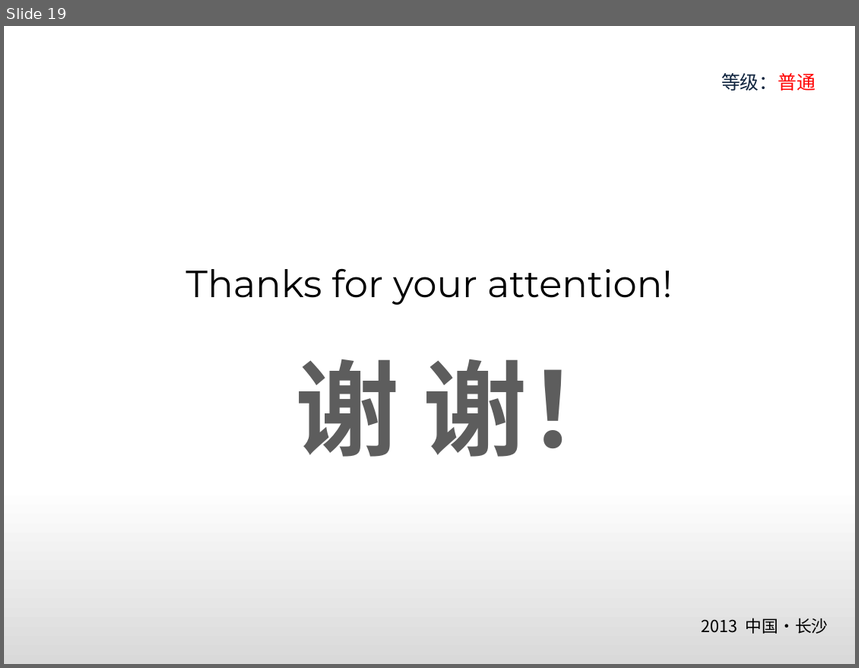
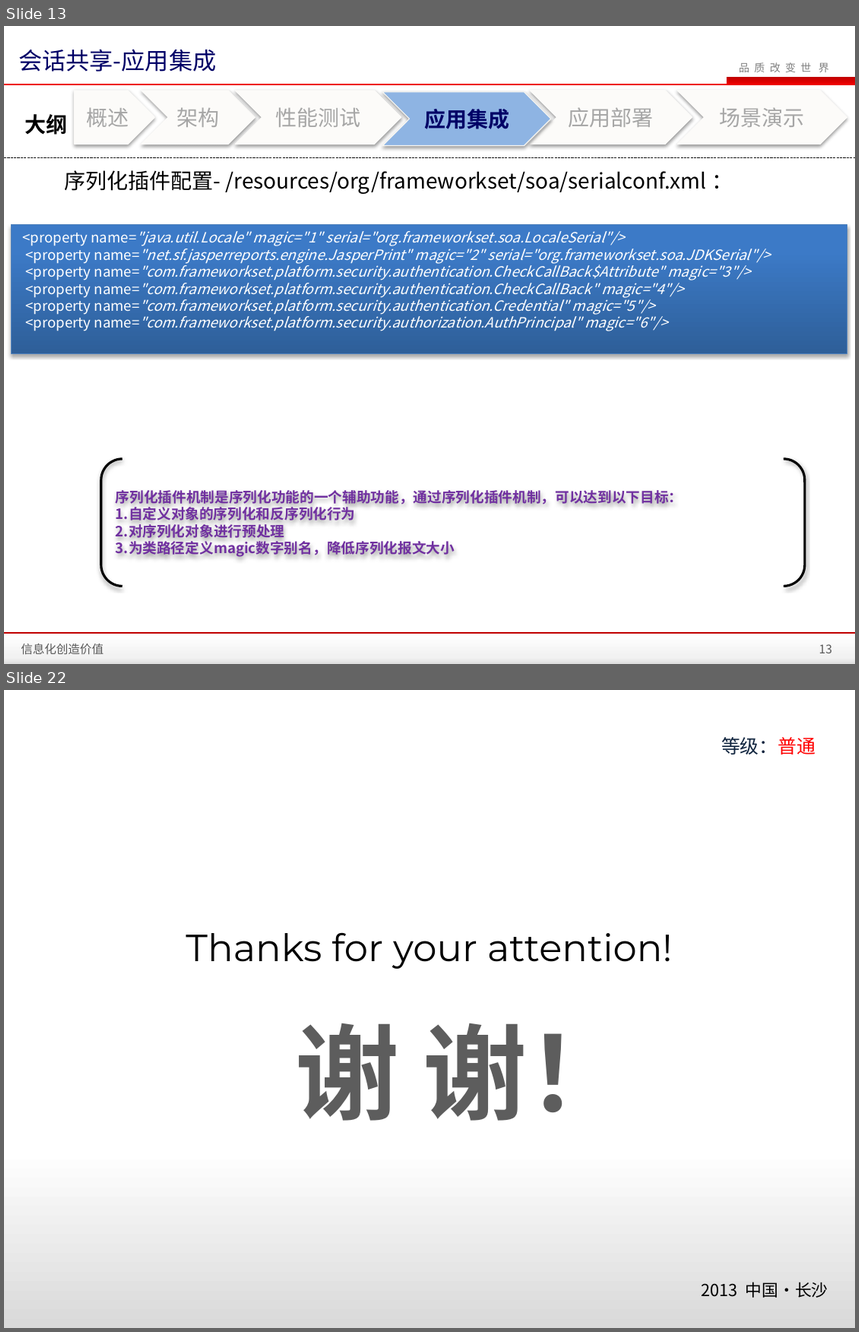
Before and after one commit to zhanght86/bboss-cms, a slide deck: 文档/SanyPDP平台会话共享介绍.pptx. Shown one above the other, each under a label of ours: slide 19 before the commit, slides 13 and 22 after it; the slides between them are not shown. The pictures are 859x668 and 859x1332 pixels, drawn with LibreOffice and Linux fonts; fonts in the diff are those of the drawing; background and template pictures are left out. Boxes give left, top, right and bottom in pixels: in the first picture for what was removed or moved away, otherwise in the second. Text is boxed around its words. In the diff, an @@ line names an element or a change of style, - is before the commit and + after.

```diff
--- a/文档/SanyPDP平台会话共享介绍.pptx
+++ b/文档/SanyPDP平台会话共享介绍.pptx
@@ slide 13 added at (4, 26, 855, 664), background #FFFFFF; not listed: 4 template elements that a slide beside it also shows @@
@@ title added at (18, 49, 216, 72), 20 pt, text #000066 @@
+会话共享-应用集成
@@ text added at (739, 62, 829, 72), 9 pt, text #808080 @@
+品 质 改 变 世 界
@@ pentagon arrow added at (75, 91, 154, 145), fill #FCFBF9, outline #FCFBF9 0.75 pt, 18 pt, text #A6A6A6 @@
+概述
@@ chevron added at (141, 91, 255, 145), fill #FCFBF9, outline #FCFBF9 0.75 pt, 18 pt, text #A6A6A6 @@
+架构
@@ chevron added at (236, 91, 401, 145), fill #FCFBF9, outline #FCFBF9 0.75 pt, 18 pt, text #A6A6A6 @@
+性能测试
@@ chevron added at (382, 92, 551, 146), fill #8EB4E3, outline #F8F7F3 0.75 pt, 18 pt, text #000066, bold @@
+应用集成
@@ chevron added at (530, 91, 692, 145), fill #FCFBF9, outline #FCFBF9 0.75 pt, 18 pt, text #A6A6A6 @@
+应用部署
@@ chevron added at (677, 91, 847, 145), fill #FCFBF9, outline #FCFBF9 0.75 pt, 18 pt, text #A6A6A6 @@
+场景演示
@@ text added at (25, 114, 67, 135), 18 pt, text #000000, bold @@
+大纲
@@ line added from (4, 158) to (855, 158), #000000 0.25 pt dashed @@
@@ text added at (65, 170, 707, 194), 18 pt, text #000000 @@
+序列化插件配置- /resources/org/frameworkset/soa/serialconf.xml ：
@@ rectangle added at (11, 225, 847, 354), fill gradient #2F5F99 to #3D7CC7 to #3A7CCB, outline #4B7EBC 0.75 pt, 12 pt, text #FFFFFF, italic @@
+<property name="java.util.Locale" magic="1" serial="org.frameworkset.soa.LocaleSerial"/>
+<property name="net.sf.jasperreports.engine.JasperPrint" magic="2" serial="org.frameworkset.soa.JDKSerial"/>
+<property name="com.frameworkset.platform.security.authentication.CheckCallBack$Attribute" magic="3"/>
+<property name="com.frameworkset.platform.security.authentication.CheckCallBack" magic="4"/>
+<property name="com.frameworkset.platform.security.authentication.Credential" magic="5"/>
+<property name="com.frameworkset.platform.security.authorization.AuthPrincipal" magic="6"/>
@@ bracket pair added at (101, 459, 805, 587), outline #000000 2 pt, 12 pt, text #7030A0, bold @@
+序列化插件机制是序列化功能的一个辅助功能，通过序列化插件机制，可以达到以下目标：
+1.自定义对象的序列化和反序列化行为
+2.对序列化对象进行预处理
+3.为类路径定义magic数字别名，降低序列化报文大小
@@ text added at (21, 644, 104, 655), 10 pt, text #595959 @@
+信息化创造价值
@@ page number added at (819, 645, 832, 654), 10 pt, text #595959 @@
+13
@@ what was slide 19 is now slide 22 @@
```
Also in this commit, not shown: 18 slides changed, 2 other slides added, 7 other files.
